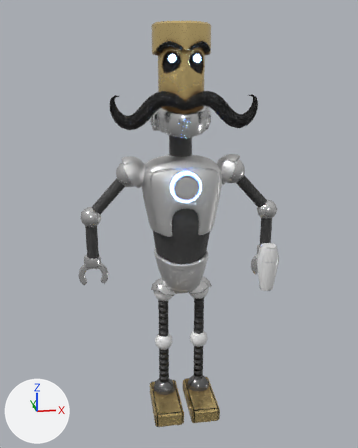
What one commit did to the Blender file blend/Nac67_Bartender/nac67_bartender.blend.
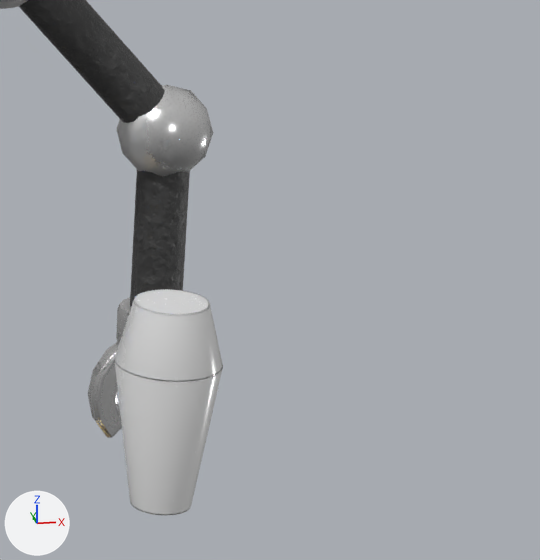
Each version appears first whole from a 50 mm lens placed at (-0.412, -2.487, 1.83), pointed at (-0.034, -0.143, 1.096), and next in a close-up on the part from 65% to 97% of the width and 41% to 67% of the height. Arrows for +X, +Y and +Z are at lower left; the lights stay in place.

The older version as bpy lines, for what is in view:
```python
me_circle = bpy.data.meshes.new('Circle')
me_circle.from_pydata(...)  # 435 vertices, 428 faces; spans x -1.017..0.08, y -0.044..0.044, z -0.139..0.019
me_circle.polygons.foreach_set('use_smooth', [True] * 428)
me_circle.materials.append(mat_hands)  # its picture is missing
me_sphere_001 = bpy.data.meshes.new('Sphere.001')
me_sphere_001.from_pydata(...)  # 440 vertices, 480 faces; spans x -8.71..2.83, y -0.76..0.76, z -5.01..0.76
me_sphere_001.polygons.foreach_set('use_smooth', [True] * 480)
# faces by material slot: [64, 416]
me_sphere_001.materials.append(mat_arms_cylinders)
me_sphere_001.materials.append(mat_arms_balls)  # its picture is missing
me_sphere_002 = bpy.data.meshes.new('Sphere.002')
me_sphere_002.from_pydata(...)  # 96 vertices, 66 faces; spans x -1.08..1.08, y -1.08..1.08, z -2.19..2.19
me_sphere_002.polygons.foreach_set('use_smooth', [True] * 66)
me_sphere_002.materials.append(mat_shake)  # its picture is missing
ob_circle = bpy.data.objects.new('Circle', me_circle)
ob_circle.location = (0.469, -0.008, 0.88)
_m = ob_circle.modifiers.new('EdgeSplit', 'EDGE_SPLIT')
ob_sphere_002 = bpy.data.objects.new('Sphere.002', me_sphere_001)
ob_sphere_002.location = (0.265, -0.011, 1.333)
ob_sphere_002.scale = (0.0902, 0.0902, 0.0902)
ob_sphere_005 = bpy.data.objects.new('Sphere.005', me_sphere_002)
ob_sphere_005.location = (0.329, -0.449, 0.964)
ob_sphere_005.scale = (0.0482, 0.0482, 0.0482)
```
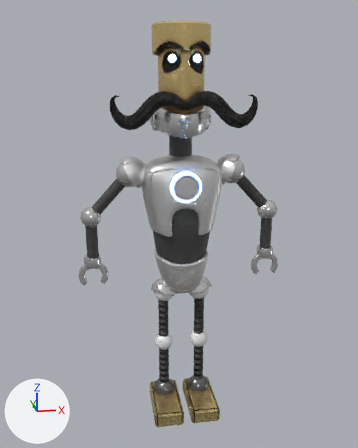
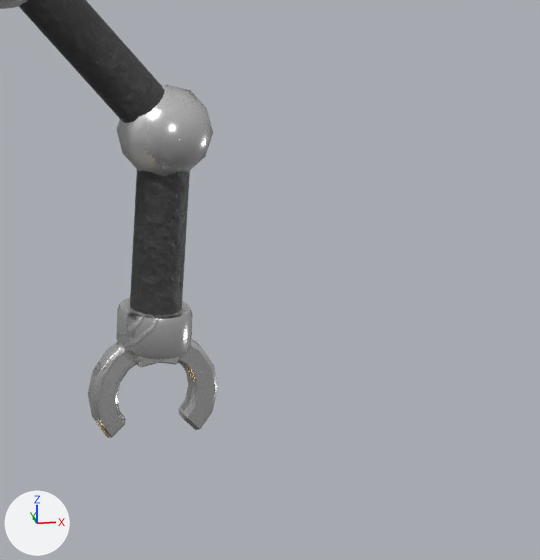
Boxes [x1, y1, x2, y2] around the edits, measured in the close-ups (540 x 560 px):
'Sphere.005', hidden: before [114, 289, 223, 516]
'Circle', unchanged, uncovered by the edit: [88, 298, 218, 438] in both

The change in detail:
Object 'Sphere.005' (ob_sphere_005) is now hidden.
